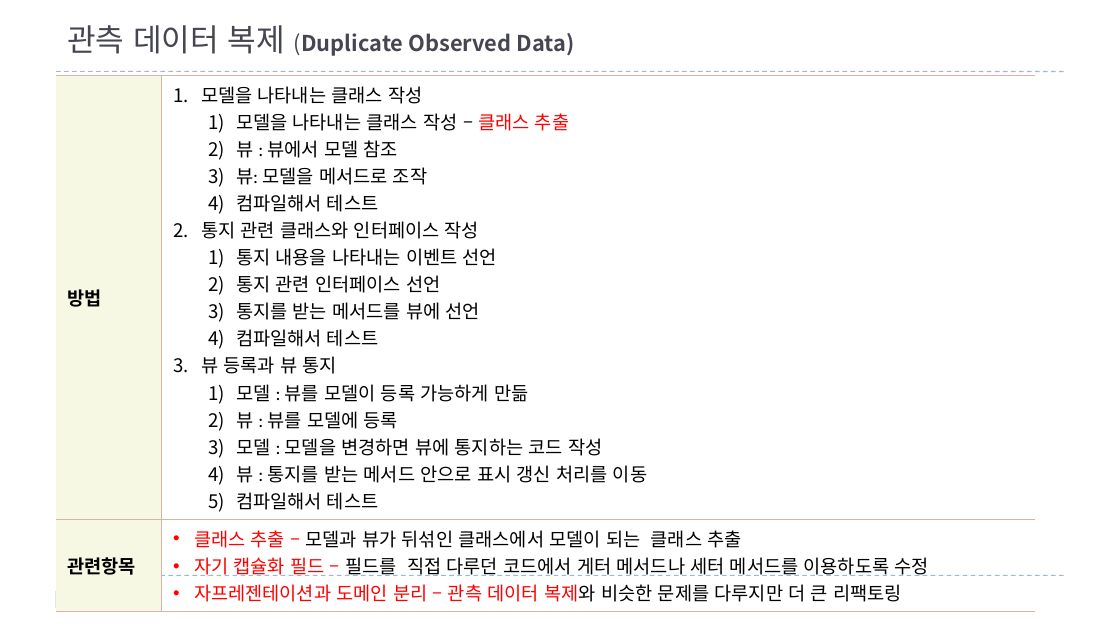
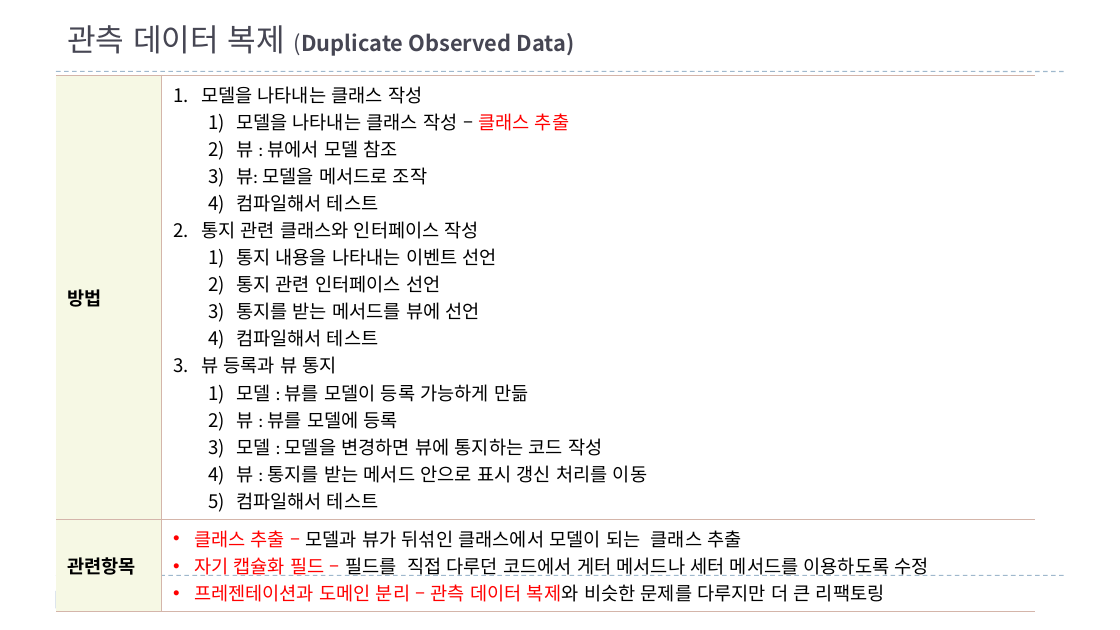
Before and after one commit to mkgungor/refactoring_java, a slide deck: slide 72 of ppt/자바로 배우는 리팩토링 입문.pptx (slide 69 before the commit). Drawn at 1120x630 pixels with LibreOffice and Linux fonts; fonts in the diff are those of the drawing. Boxes give left, top, right and bottom in pixels: in the first picture for what was removed or moved away, otherwise in the second. Text is boxed around its words. In the diff, an @@ line names an element or a change of style, - is before the commit and + after.

Commit message:
코드 악취 예 추가

```diff
--- a/ppt/자바로 배우는 리팩토링 입문.pptx
+++ b/ppt/자바로 배우는 리팩토링 입문.pptx
@@ table at <box>56,75,1035,606</box> @@
-row 2, column 2: 클래스 추출 – 모델과 뷰가 뒤섞인 클래스에서 모델이 되는 클래스 추출 / 자기 캡슐화 필드 – 필드를 직접 다루던 코드에서 게터 메서드나 세터 메서드를 이용하도록 수정 / 자프레젠테이션과 도메인 분리 – 관측 데이터 복제와 비슷한 문제를 다루지만 더 큰 리팩토링
+row 2, column 2: 클래스 추출 – 모델과 뷰가 뒤섞인 클래스에서 모델이 되는 클래스 추출 / 자기 캡슐화 필드 – 필드를 직접 다루던 코드에서 게터 메서드나 세터 메서드를 이용하도록 수정 / 프레젠테이션과 도메인 분리 – 관측 데이터 복제와 비슷한 문제를 다루지만 더 큰 리팩토링
```
Also in this commit, not shown: 7 other slides changed, 3 slides added.
